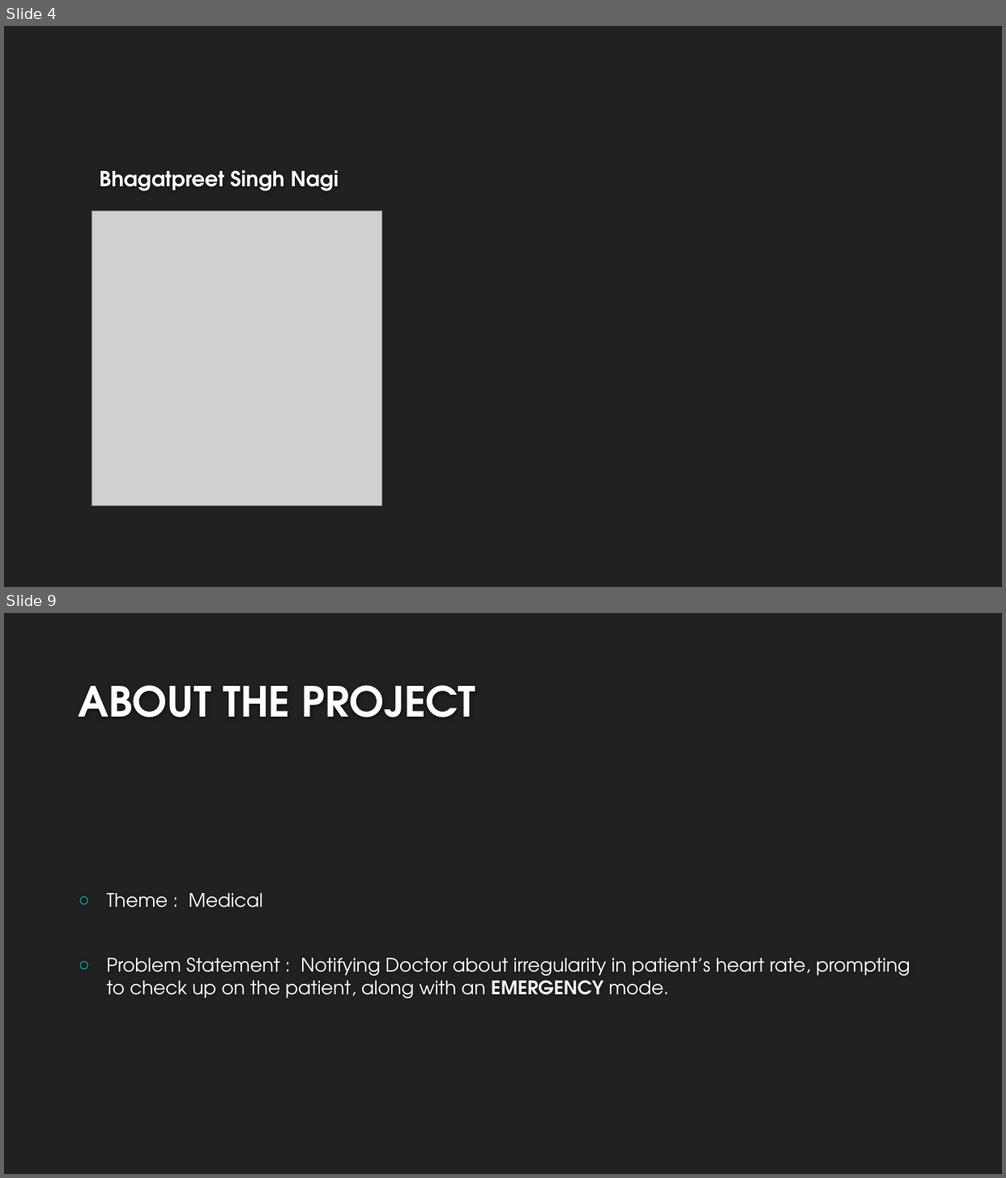
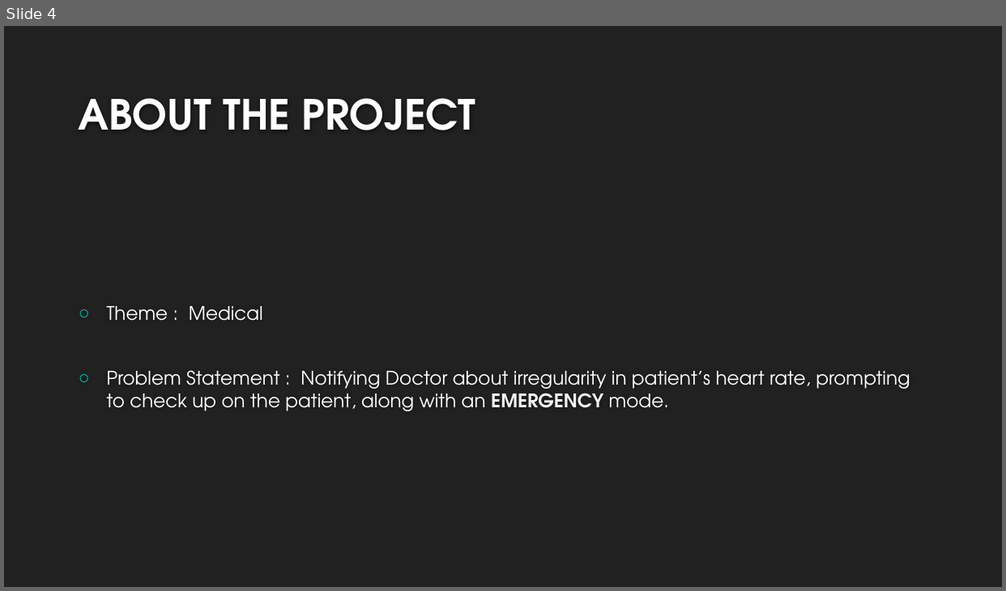
Before and after one commit to amitgit0304/CodeCrafters1, a slide deck: Presentation/Presentation.pptx. Shown one above the other, each under a label of ours: slides 4 and 9 before the commit, slide 4 after it; the slides between them are not shown. The pictures are 1006x1178 and 1006x591 pixels, drawn with LibreOffice and Linux fonts; fonts in the diff are those of the drawing; grey boxes stand for pictures; background and template pictures are left out. Boxes give left, top, right and bottom in pixels: in the first picture for what was removed or moved away, otherwise in the second. Text is boxed around its words. In the diff, an @@ line names an element or a change of style, - is before the commit and + after.

```diff
--- a/Presentation/Presentation.pptx
+++ b/Presentation/Presentation.pptx
@@ slide 4 removed at <box>4,26,1002,587</box>, background #212121 @@
@@ title removed at <box>100,170,339,191</box> @@
-Bhagatpreet Singh Nagi
@@ picture removed at <box>91,211,382,506</box> @@
@@ what was slide 9 is now slide 4 @@
```
Also in this commit, not shown: 3 slides changed, 5 slides added, 9 other slides removed.
